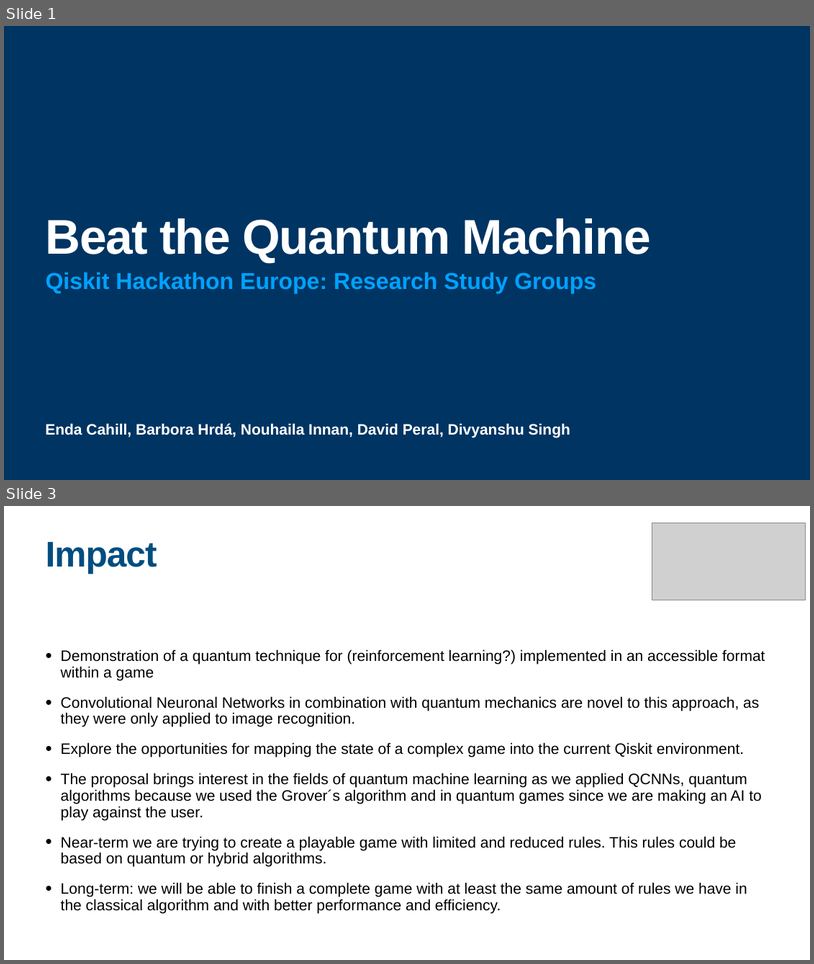
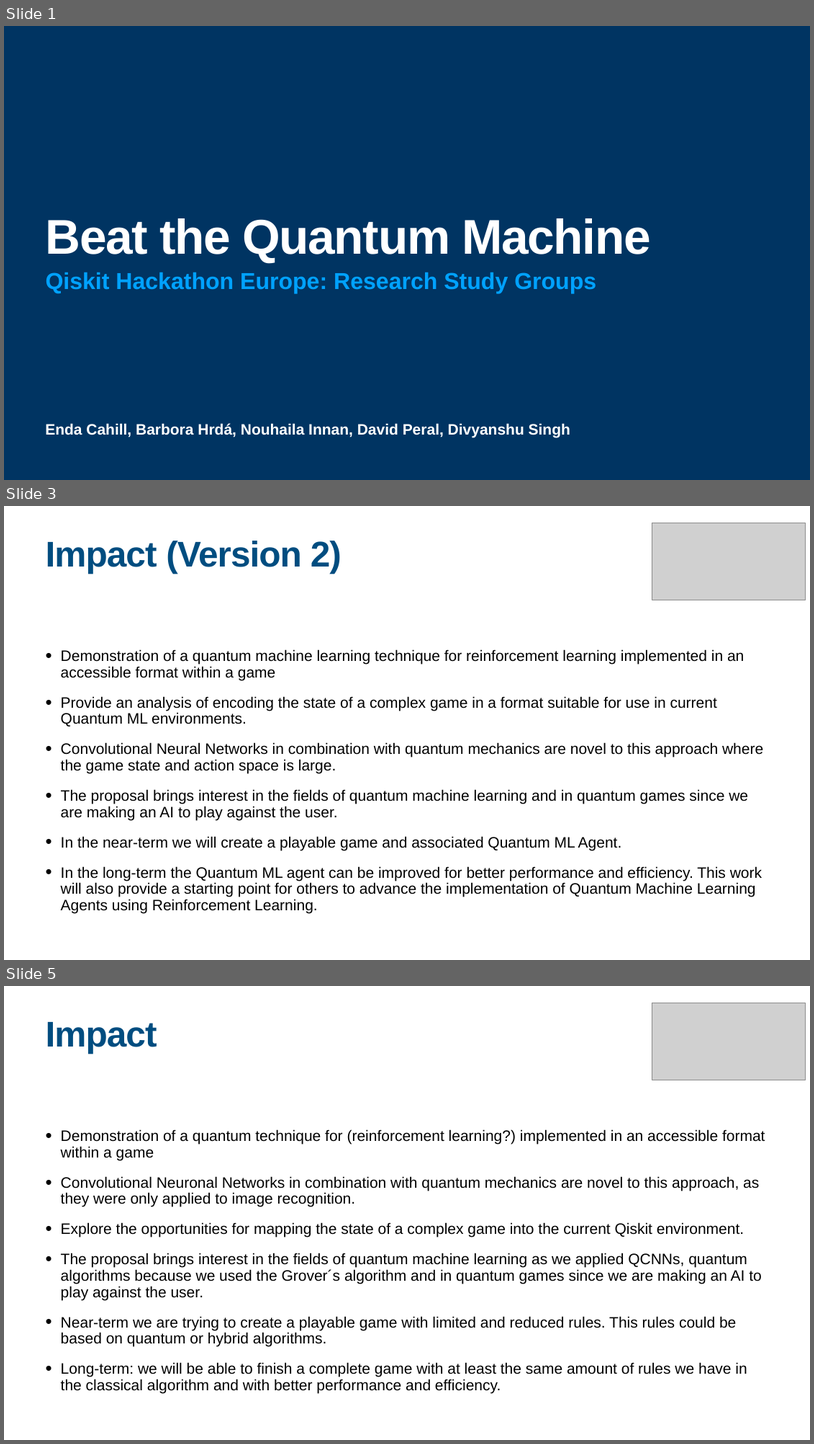
Before and after one commit to HayleySummer/Qiskit_Hackathon_Europe, a slide deck: Proposal/Beat_the_quantum_machine.pptx. Shown one above the other, each under a label of ours: slides 1 and 3 before the commit, slides 1, 3 and 5 after it; the slides between them are not shown. The pictures are 814x964 and 814x1444 pixels, drawn with LibreOffice and Linux fonts; fonts in the diff are those of the drawing; grey boxes stand for pictures. Boxes give left, top, right and bottom in pixels: in the first picture for what was removed or moved away, otherwise in the second. Text is boxed around its words. In the diff, an @@ line names an element or a change of style, - is before the commit and + after.

```diff
--- a/Proposal/Beat_the_quantum_machine.pptx
+++ b/Proposal/Beat_the_quantum_machine.pptx
@@ slide 3 added at <box>4,506,810,960</box>, background #FFFFFF @@
@@ picture added at <box>652,523,805,600</box> @@
@@ title added at <box>46,541,342,573</box>, 85 pt, text #004D80, bold @@
+Impact (Version 2)
@@ text added at <box>61,649,764,913</box>, 36 pt, text #000000 @@
+• Demonstration of a quantum machine learning technique for reinforcement learning implemented in an accessible format within a game
+• Provide an analysis of encoding the state of a complex game in a format suitable for use in current Quantum ML environments.
+• Convolutional Neural Networks in combination with quantum mechanics are novel to this approach where the game state and action space is large.
+• The proposal brings interest in the fields of quantum machine learning and in quantum games since we are making an AI to play against the user.
+• In the near-term we will create a playable game and associated Quantum ML Agent.
+• In the long-term the Quantum ML agent can be improved for better performance and efficiency. This work will also provide a starting point for others to advance the implementation of Quantum Machine Learning Agents using Reinforcement Learning.
@@ what was slide 3 is now slide 5 @@
```
Also in this commit, not shown: 1 slide changed, 1 other slide added.
